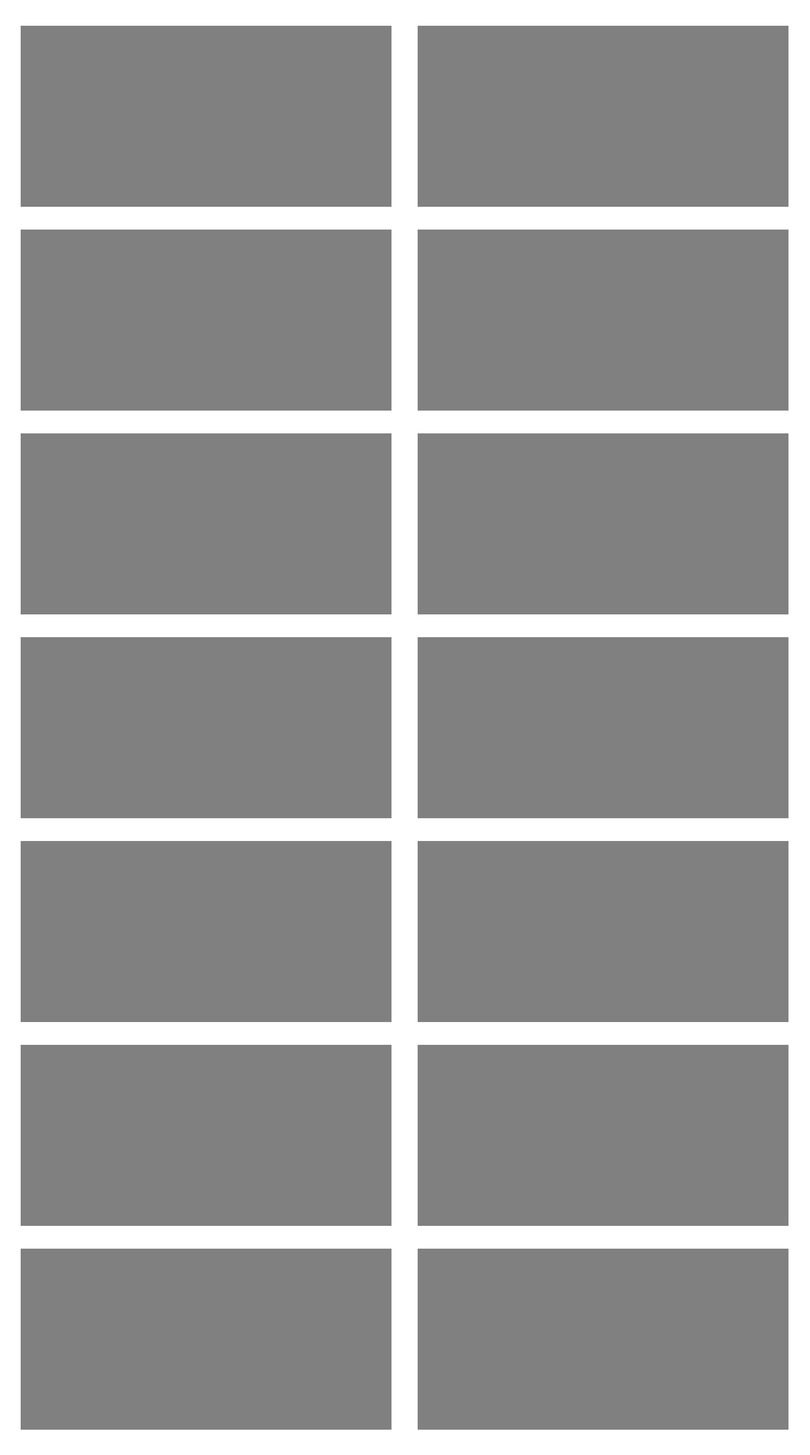
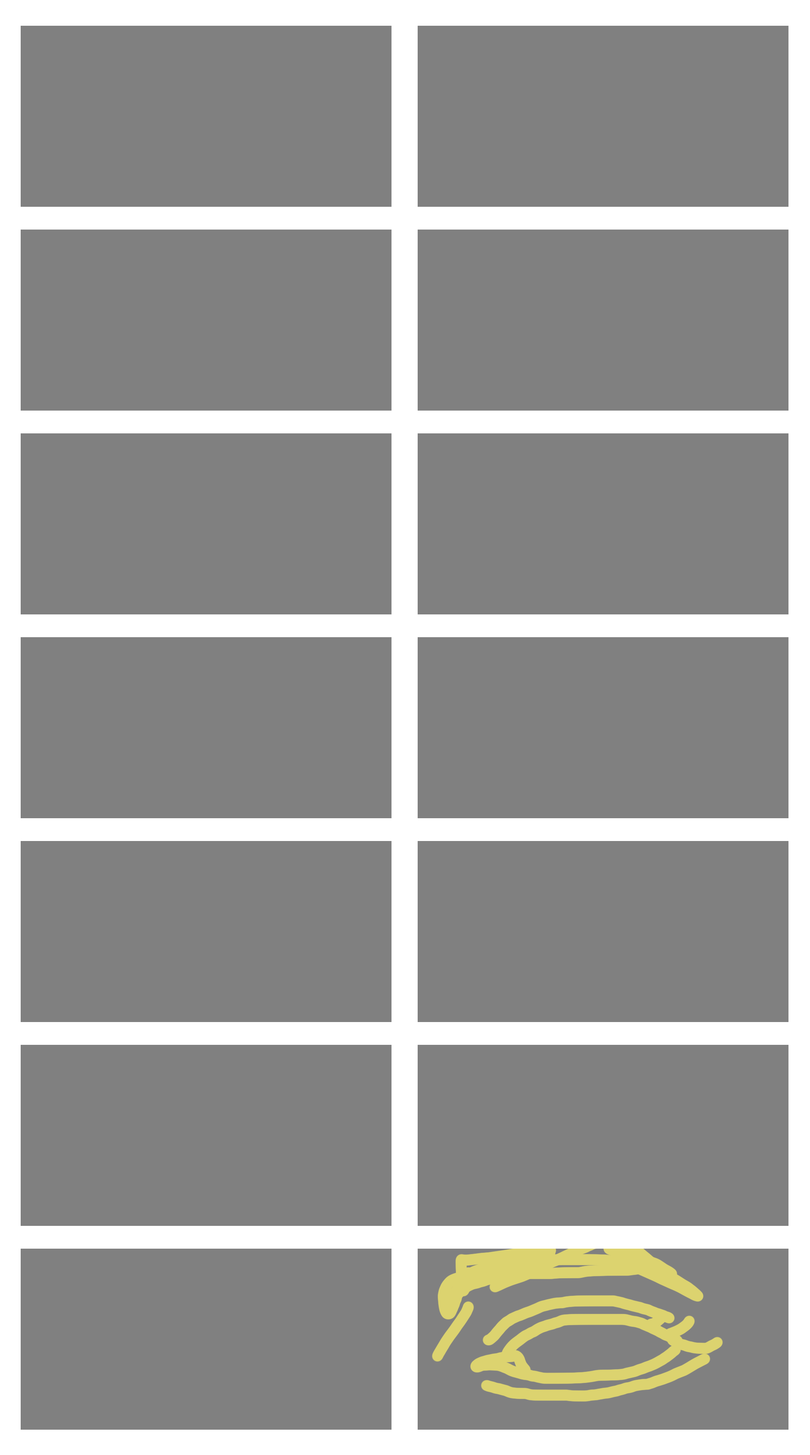
The second w=810, h=1455 image is a revision of the first. Changes to its layers:
painted on "Ahmed Mohamed Ahmed elsayed" over box(431, 1248, 724, 1403)
